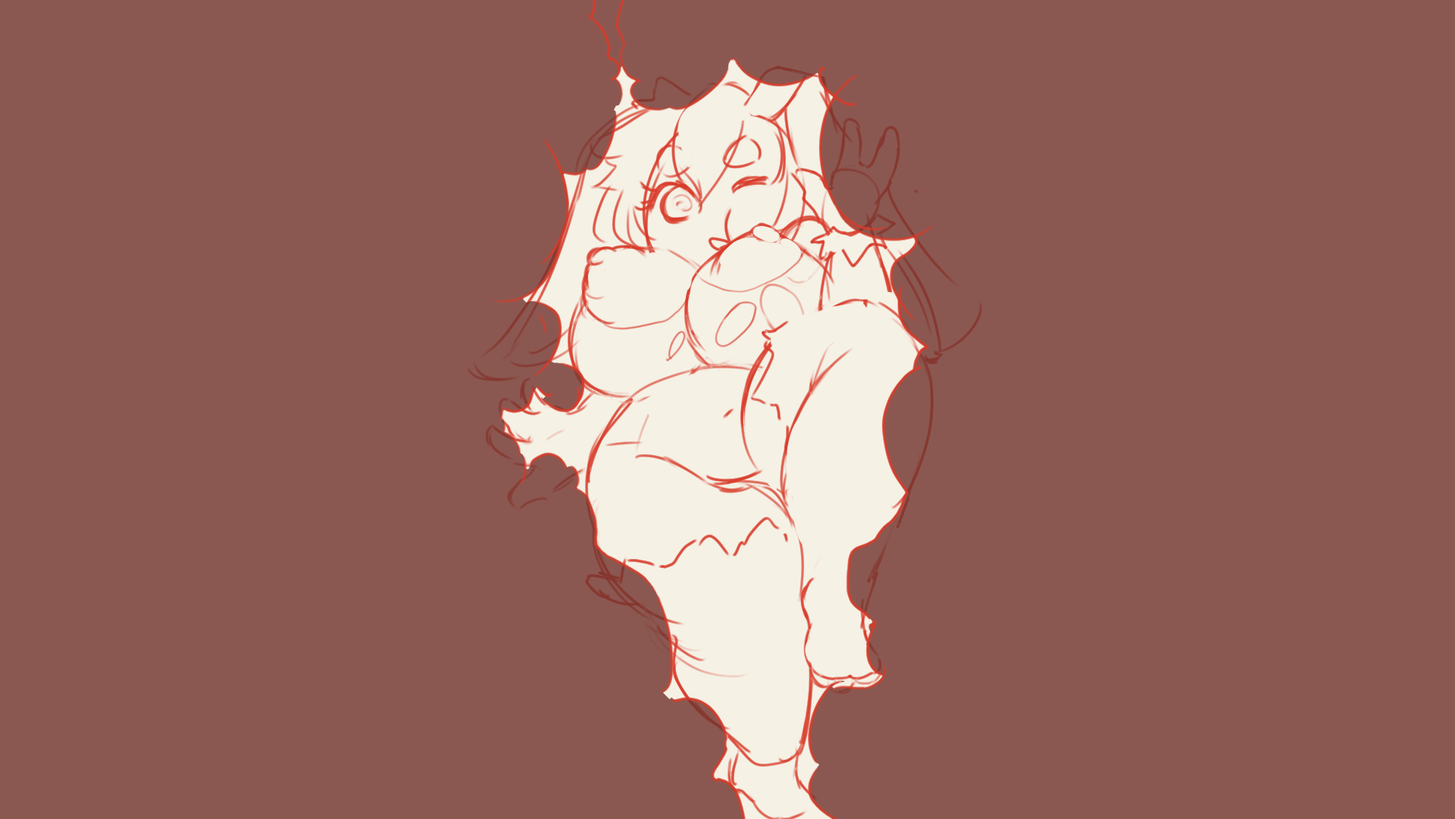
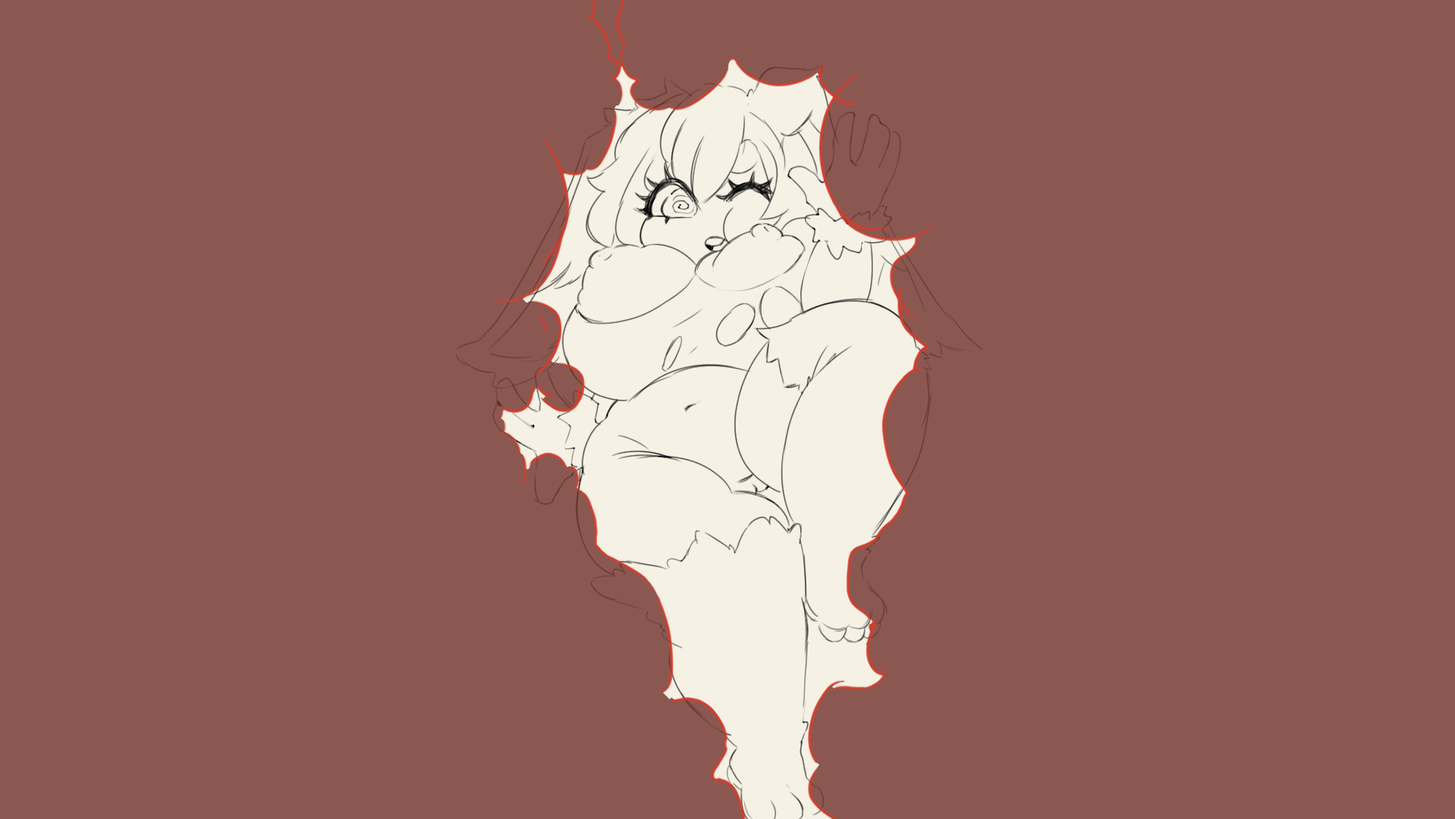
Layered file, before and after one edit (1455px x 819px). Changes by layer:
added layer "Layer 1" in group "I2" over box(455, 65, 984, 819)
hid "Layer 2", opacity 100% → 22% over box(466, 65, 983, 819)
